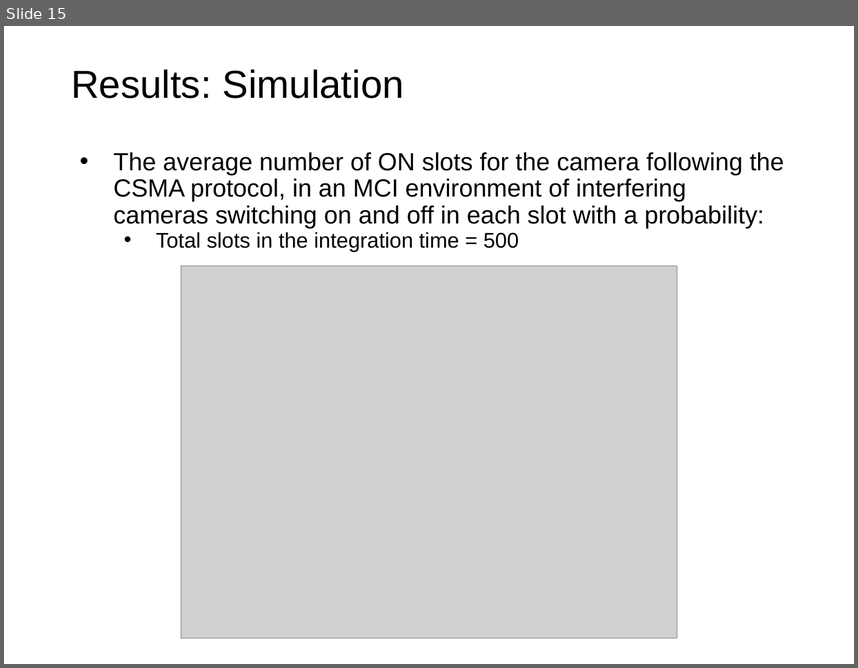
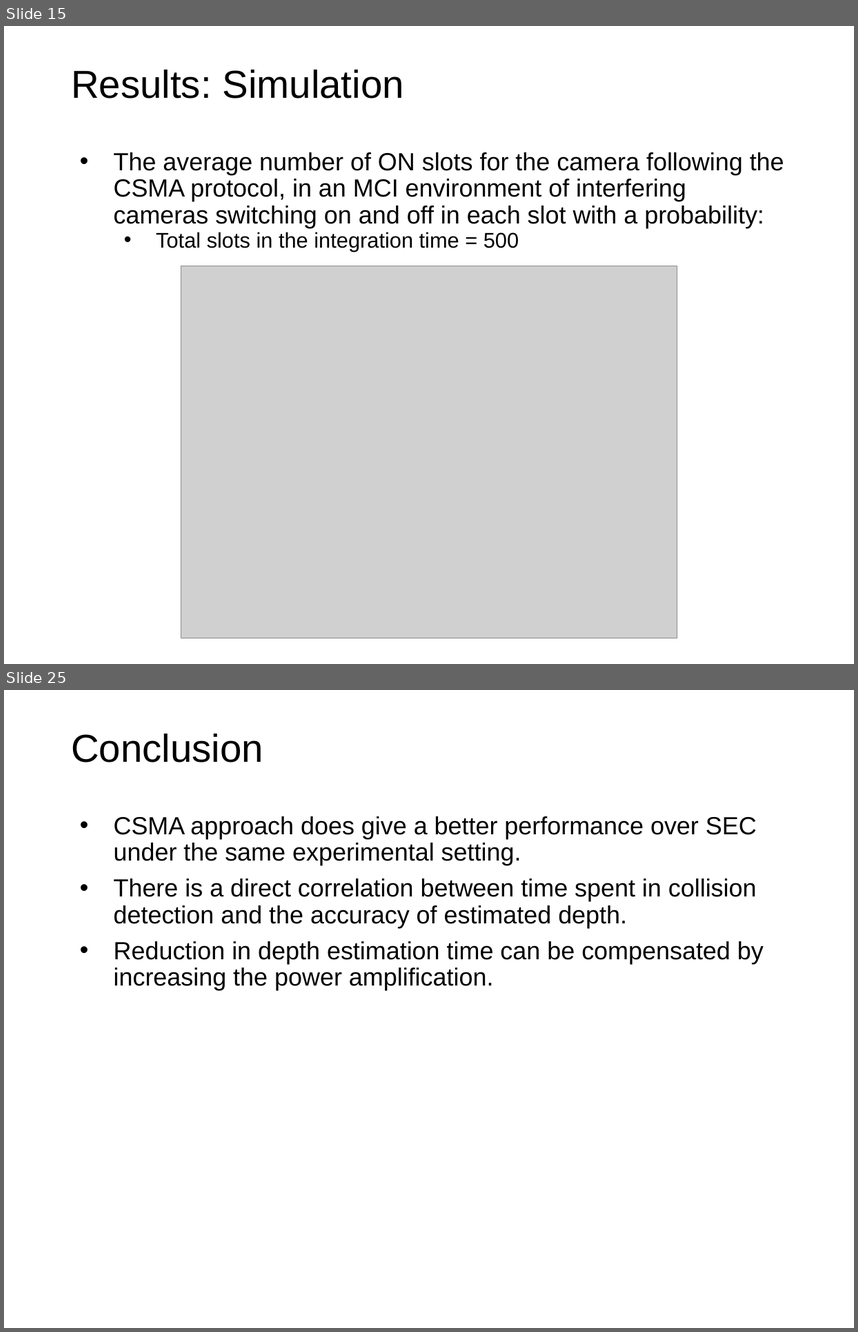
Before and after one commit to DivyanshuSaxena/Multi-Camera-Interference, a slide deck: Combating MCI using Carrier Sensing.pptx. Shown one above the other, each under a label of ours: slide 15 before the commit, slides 15 and 25 after it; the slides between them are not shown. The pictures are 858x668 and 858x1332 pixels, drawn with LibreOffice and Linux fonts; fonts in the diff are those of the drawing; grey boxes stand for pictures; background and template pictures are left out. Boxes give left, top, right and bottom in pixels: in the first picture for what was removed or moved away, otherwise in the second. Text is boxed around its words. In the diff, an @@ line names an element or a change of style, - is before the commit and + after.

```diff
--- a/Combating MCI using Carrier Sensing.pptx
+++ b/Combating MCI using Carrier Sensing.pptx
@@ slide 25 added at [4, 690, 854, 1328], background picture (left out) @@
@@ title added at [71, 733, 263, 762], 33 pt, text #000000 @@
+Conclusion
@@ text added at [114, 816, 764, 990], 21 pt, text #000000 @@
+• CSMA approach does give a better performance over SEC under the same experimental setting.
+• There is a direct correlation between time spent in collision detection and the accuracy of estimated depth.
+• Reduction in depth estimation time can be compensated by increasing the power amplification.
```
Also in this commit, not shown: 1 slide changed, 10 other slides added, 1 other file.
